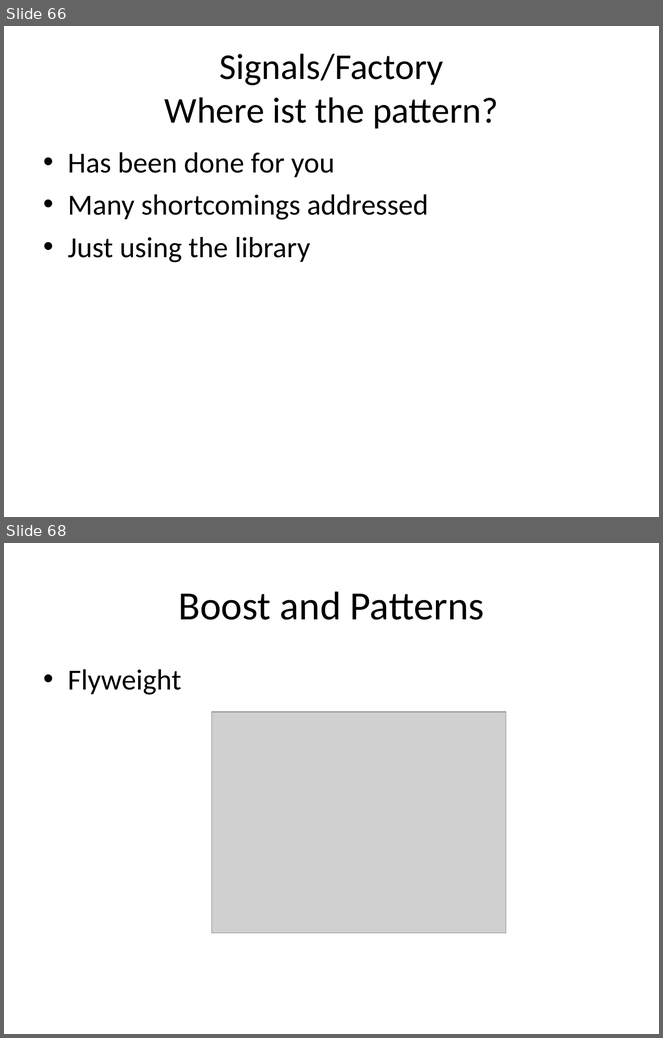
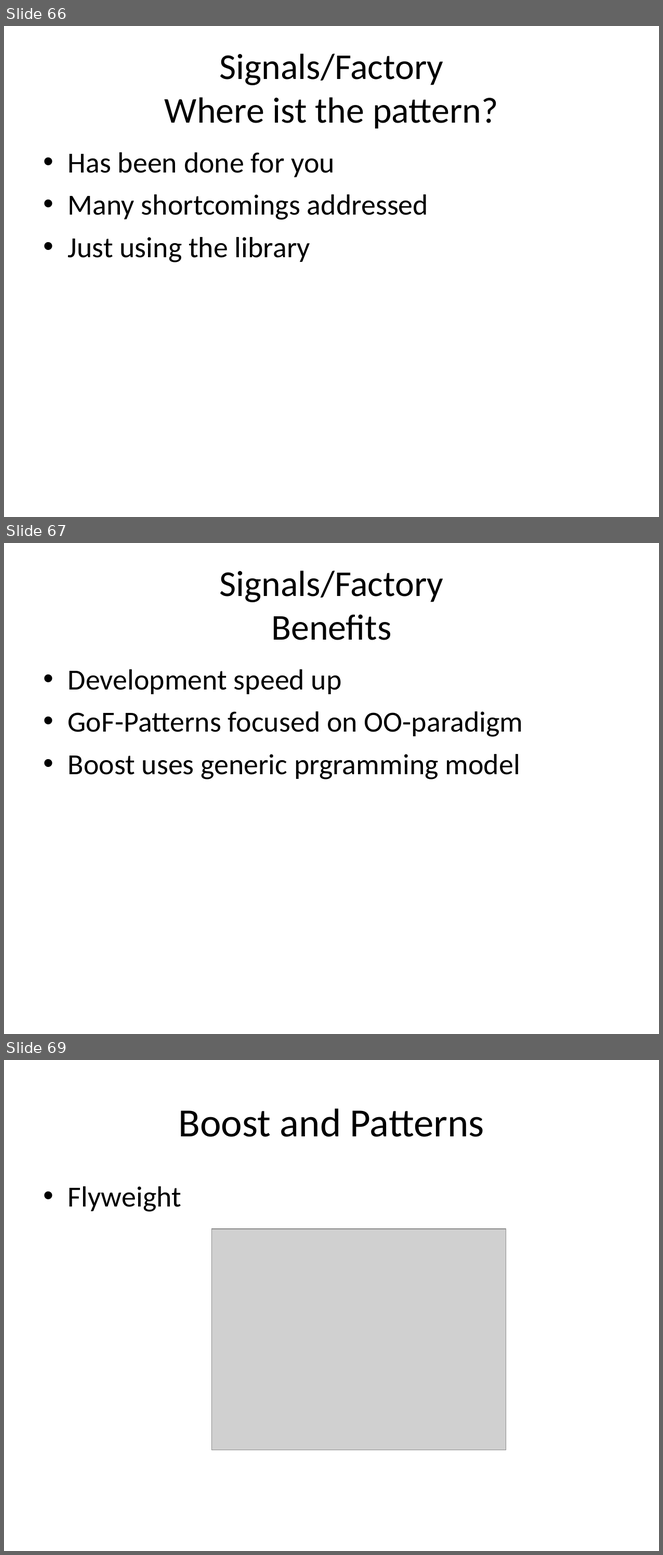
Before and after one commit to kamyu104/GofPatterns, a slide deck: Effective patterns.ppt. Shown one above the other, each under a label of ours: slides 66 and 68 before the commit, slides 66, 67 and 69 after it; the slides between them are not shown. The pictures are 663x1038 and 663x1555 pixels, drawn with LibreOffice and Linux fonts; fonts in the diff are those of the drawing; grey boxes stand for pictures. Boxes give left, top, right and bottom in pixels: in the first picture for what was removed or moved away, otherwise in the second. Text is boxed around its words. In the diff, an @@ line names an element or a change of style, - is before the commit and + after.

Commit message:
added Boost and patterns table

```diff
--- a/Effective patterns.ppt
+++ b/Effective patterns.ppt
@@ slide 67 added at (x1=4, y1=543, x2=659, y2=1034), background #FFFFFF @@
@@ title added at (x1=219, y1=571, x2=443, y2=640), 40 pt, text #000000 @@
+Signals/Factory
+Benefits
@@ text added at (x1=68, y1=669, x2=523, y2=780), 32 pt, text #000000 @@
+• Development speed up
+• GoF-Patterns focused on OO-paradigm
+• Boost uses generic prgramming model
@@ what was slide 68 is now slide 69 @@
```
Also in this commit, not shown: 2 slides changed, 1 other slide added, 1 slide removed, 1 other file.
